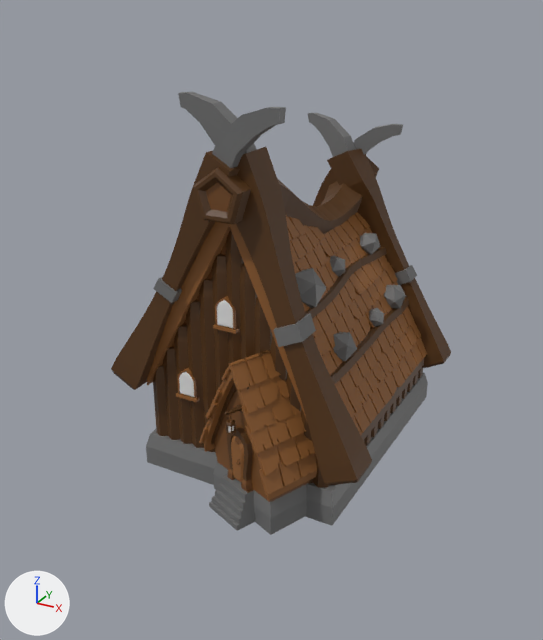
An edit to the FBX model Viking-Game/Assets/Models/B_Base/B_BaseB.fbx, drawn before and after from the same camera.
The view is the same before and after, from a 50 mm camera at (42.15, 4.91, 23.17) aimed at (34.33, 19.12, 16.06). The axes (+X, +Y, +Z) are drawn at lower left. The lights are the same throughout. Vertices at the same position are counted once.

The scene before the commit, as lines of its bpy script (objects in view):
```python
me_cylinder_687 = bpy.data.meshes.new('Cylinder.687')
me_cylinder_687.from_pydata(...)  # 6576 vertices, 5319 faces; spans x -296.0..331.0, y -290.0..593.0, z -374.0..425.0
# faces by material slot: [1677, 129, 2836, 571, 106]
me_cylinder_687.materials.append(mat_darkbrown)  # brown #553514
me_cylinder_687.materials.append(mat_brown)  # brown #744921
me_cylinder_687.materials.append(mat_lightbrown)  # brown #8f5c2d
me_cylinder_687.materials.append(mat_lightgrey)  # dark grey #6e6e6e
me_cylinder_687.materials.append(mat_light_emission)  # white #e7e7e7
ob_b_baseb = bpy.data.objects.new('B_BaseB', me_cylinder_687)
ob_b_baseb.location = (34.27, 20.16, 15.4)
ob_b_baseb.rotation_euler = (1.571, 0.0, 0.0)  # degrees (90, 0, 0)
ob_b_baseb.scale = (0.01, 0.01, 0.01)
```
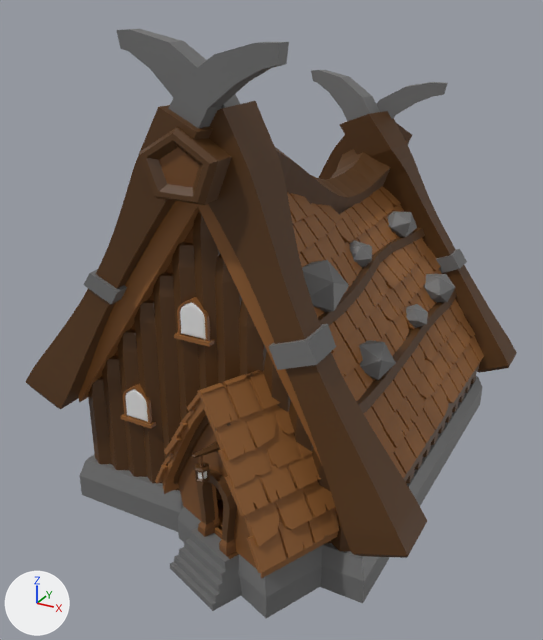
Patch to the scene script:
```diff
--- a/Viking-Game/Assets/Models/B_Base/B_BaseB.fbx.py
+++ b/Viking-Game/Assets/Models/B_Base/B_BaseB.fbx.py
@@ me_cylinder_687 @@
 me_cylinder_687.from_pydata(...)  # 6576 vertices, 5319 faces; spans x -296.0..331.0, y -290.0..593.0, z -374.0..425.0
 # used by ob_b_baseb; location = (34.27, 20.16, 15.4); rotation_euler = (1.571, 0.0, 0.0), in degrees (90, 0, 0); scale = (0.01, 0.01, 0.01)
+# me_cylinder_687 part 1: the loose piece of 124 vertices spanning x 43.0..92.0, y -208.0..-92.0, z 343.0..372.0 is deleted
 me_cylinder_687.materials.append(mat_darkbrown)
@@ ob_b_baseb @@
 ob_b_baseb.rotation_euler = (1.571, 0.0, 0.0)  # degrees (90, 0, 0)
-ob_b_baseb.scale = (0.01, 0.01, 0.01)
+ob_b_baseb.scale = (0.0147, 0.012, 0.014)
```

Pixel boxes [x1, y1, x2, y2] of what changed, in the pictures (543 x 640 px):
'B_BaseB', reshaped, rescaled (45% wider, 33% taller): before [111, 92, 451, 535]; after [25, 29, 517, 618]
part 1 of me_cylinder_687, deleted (brown): before [231, 435, 244, 483]
